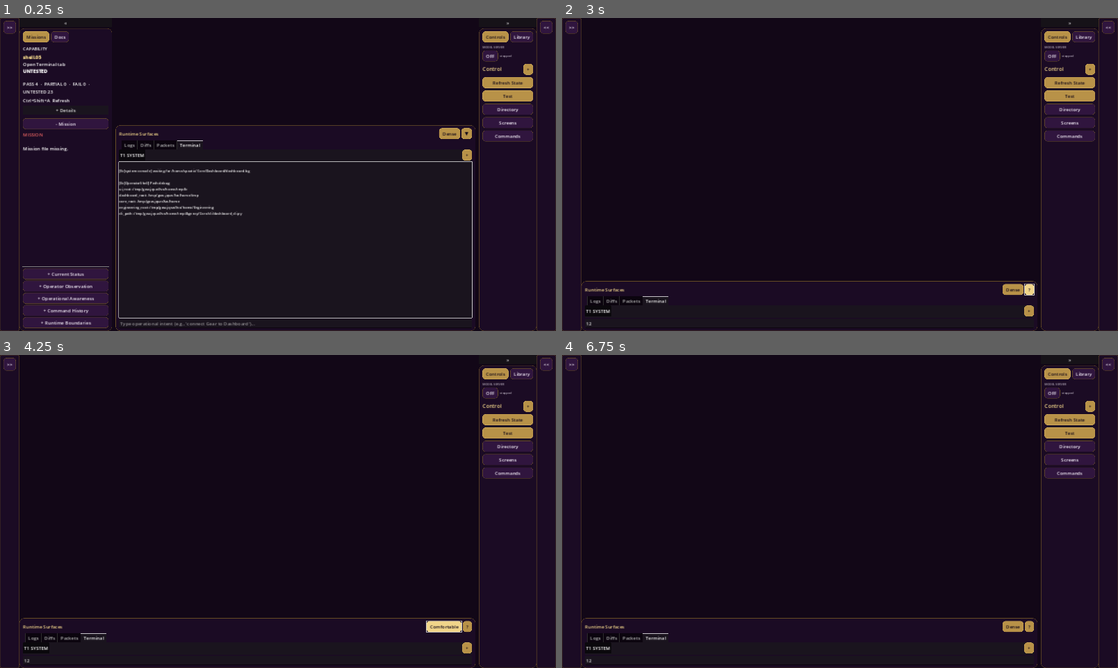
Above: before the commit, frames 1-4 (two rows, left to right).
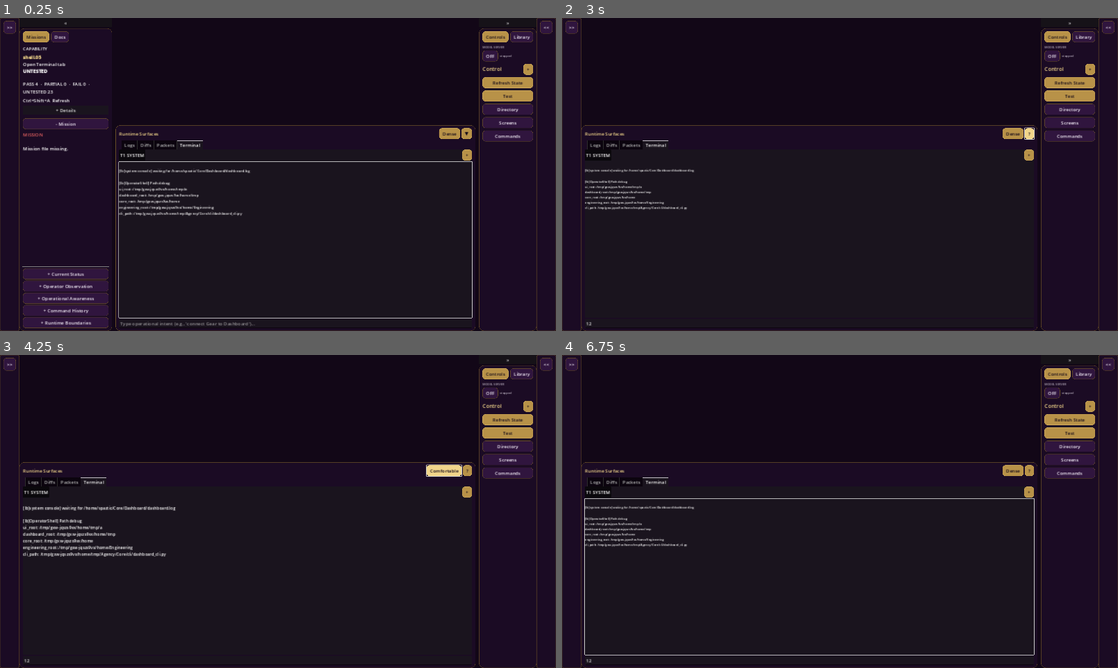
Above: after the commit, the same moments.

Repository: Precision-Tower/Spaceship
Game: Godot game, scene res://scenes/Main.tscn
Two runs of this game, one before a commit and one after it. Both use one fixed random seed, a clock stepped at 60 frames per second and the inputs below.
Inputs (mouse positions are in pixels of both pictures, inside the frame that each line leads up to):
- Up to frame 1 (0.25 s): no input
- Up to frame 2 (3 s): click (856, 324) at 0.52 s; type "12" at 0.6 s; click ">>" at 1.25 s; click "Dense" at 2 s; click "▼" at 2.75 s
- Up to frame 3 (4.25 s): click "Dense" at 3.5 s
- Up to frame 4 (6.75 s): click "Comfortable" at 4.25 s; click "Compact" at 5 s; click "?" at 5.75 s; click "T1 SYSTEM" at 6.5 s

The runs differ from the first frame. In frame 1, less than 0.1% of the frame differs, in the area x 33-34%, y 54-55%; in frame 2, 2.0%; in frame 3, 2.8%, in the area x 3-86%, y 34-96%; in frame 4, 2.4%.

Commit message:
terminal: drag to zero height, remove bogus split properties

Diff:
--- a/UI/OperatorShell/Main.gd
+++ b/UI/OperatorShell/Main.gd
@@ -167,24 +167,20 @@
 }
 
 func _toggle_terminal_dock() -> void:
-	print("[Toggle] terminal called, main_v_split=", main_v_split)
 	if mobile_mode:
 		terminal_collapsed = false
 		if bottom_shell:
 			bottom_shell.custom_minimum_size = Vector2.ZERO
 		return
 	terminal_collapsed = !terminal_collapsed
-
-	if bottom_shell:
-		bottom_shell.custom_minimum_size = Vector2(0, 60)
-
-	if main_v_split:
-		var total_h: int = int(main_v_split.size.y)
-		var bottom_h: int = 42 if terminal_collapsed else int(config.bottom_height_expanded)
-		main_v_split.split_offset = total_h - bottom_h
-
+	if main_v_split == null:
+		return
+	var total_h: int = int(main_v_split.size.y)
+	var bottom_h: int = 0 if terminal_collapsed else int(config.bottom_height_expanded)
+	main_v_split.split_offset = total_h - bottom_h
 	if terminal_toggle_button:
 		terminal_toggle_button.text = "?" if terminal_collapsed else "?"
+	print("[Toggle] terminal, collapsed=", terminal_collapsed, " offset=", main_v_split.split_offset)
 
 
 func _cycle_terminal_density() -> void:
@@ -1238,6 +1234,8 @@
 func _bottom() -> Control:
 	bottom_dock = BottomDock.new(self)
 	bottom_shell = bottom_dock.build()
+	bottom_shell.custom_minimum_size = Vector2(0, 0)
+	bottom_shell.clip_contents = true
 	bottom_tabs = bottom_dock.bottom_tabs
 	return bottom_shell
 
--- a/UI/OperatorShell/layout/BottomDock.gd
+++ b/UI/OperatorShell/layout/BottomDock.gd
@@ -14,7 +14,7 @@
 
 func build() -> Control:
 	bottom_shell = PanelContainer.new()
-	bottom_shell.custom_minimum_size = Vector2(0, 60)
+	bottom_shell.custom_minimum_size = Vector2(0, 0)
 	host._panel(bottom_shell, Palette.PLUM_DEEP, Palette.GOLD_DARK, 1, 16)
 
 	var box := VBoxContainer.new()
